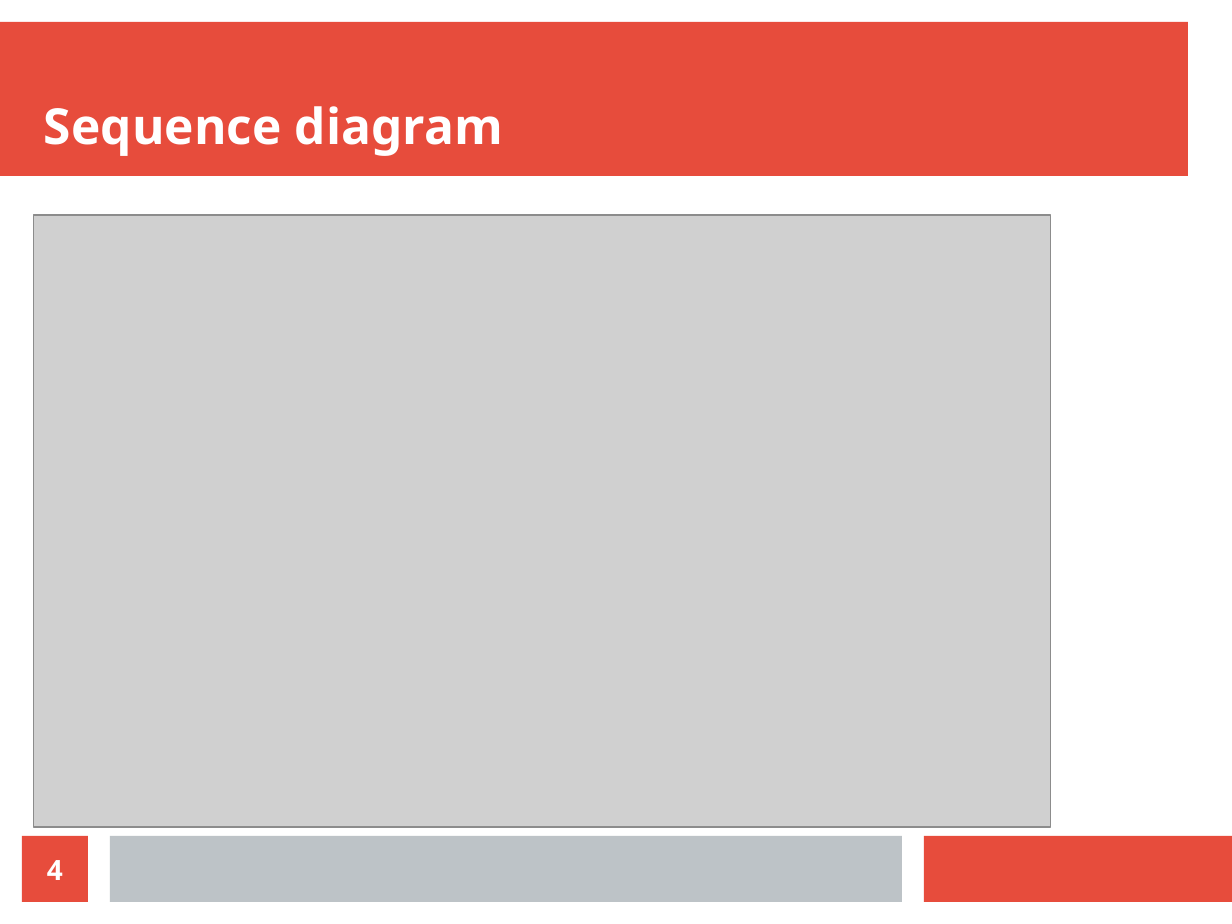
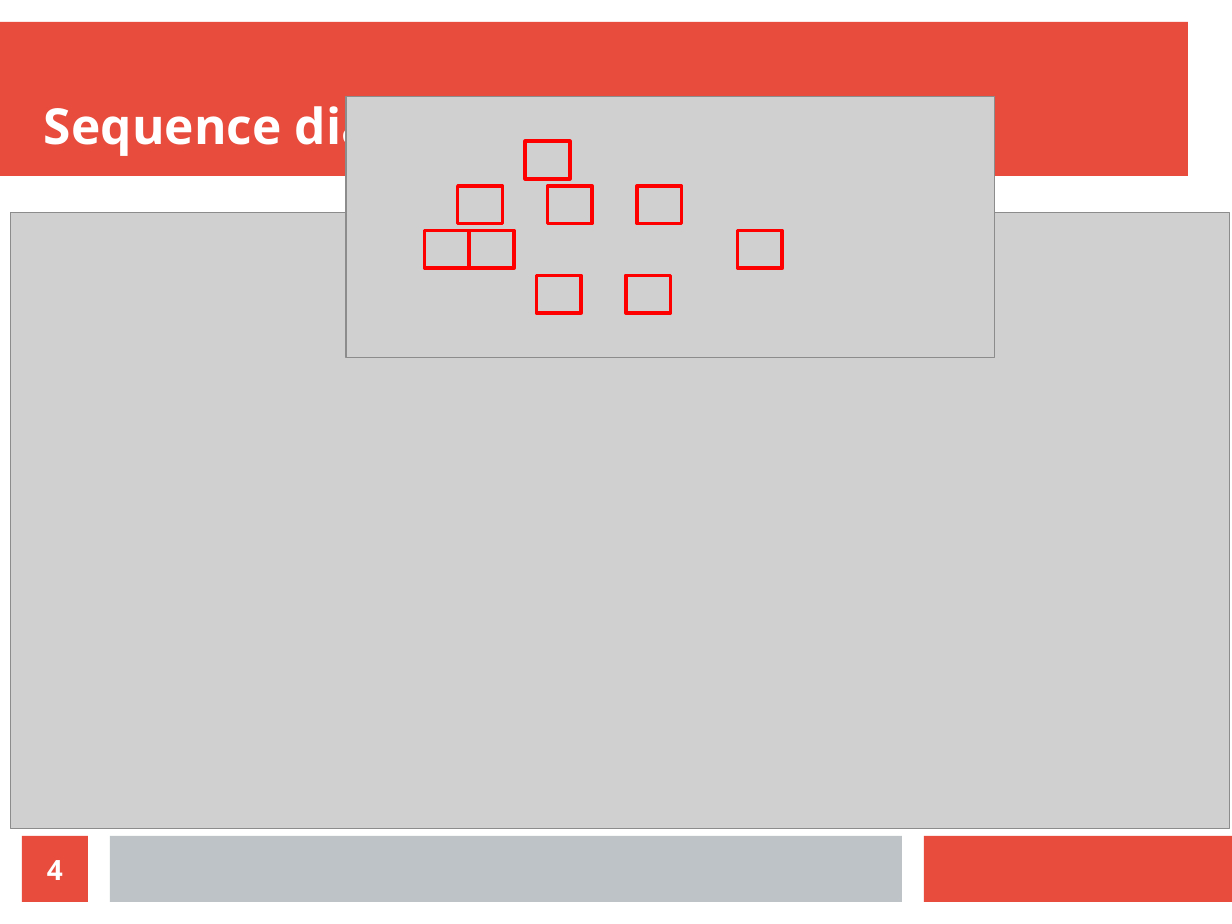
Before and after one commit to pepema/EGsim, a slide deck: slide 4 of Demo presentation.odp. Drawn at 1232x924 pixels with LibreOffice and Linux fonts; fonts in the diff are those of the drawing; grey boxes stand for pictures. Boxes give left, top, right and bottom in pixels: in the first picture for what was removed or moved away, otherwise in the second. Text is boxed around its words. In the diff, an @@ line names an element or a change of style, - is before the commit and + after.

```diff
--- a/Demo presentation.odp
+++ b/Demo presentation.odp
@@ picture resized from (x1=34, y1=215, x2=1051, y2=827) to (x1=347, y1=96, x2=995, y2=358) @@
@@ rectangle added at (x1=525, y1=141, x2=570, y2=179), outline #FF0000 2.3 pt @@
@@ rectangle added at (x1=458, y1=186, x2=503, y2=224), outline #FF0000 2.3 pt @@
@@ rectangle added at (x1=548, y1=186, x2=593, y2=224), outline #FF0000 2.3 pt @@
@@ rectangle added at (x1=637, y1=186, x2=682, y2=224), outline #FF0000 2.3 pt @@
@@ picture added at (x1=10, y1=212, x2=1230, y2=828) @@
@@ rectangle added at (x1=425, y1=230, x2=470, y2=268), outline #FF0000 2.3 pt @@
@@ rectangle added at (x1=470, y1=230, x2=514, y2=268), outline #FF0000 2.3 pt @@
@@ rectangle added at (x1=738, y1=230, x2=783, y2=268), outline #FF0000 2.3 pt @@
@@ rectangle added at (x1=537, y1=275, x2=581, y2=313), outline #FF0000 2.3 pt @@
@@ rectangle added at (x1=626, y1=275, x2=671, y2=313), outline #FF0000 2.3 pt @@
```
Also in this commit, not shown: 3 other slides changed, 2 slides added, 1 slide removed.
